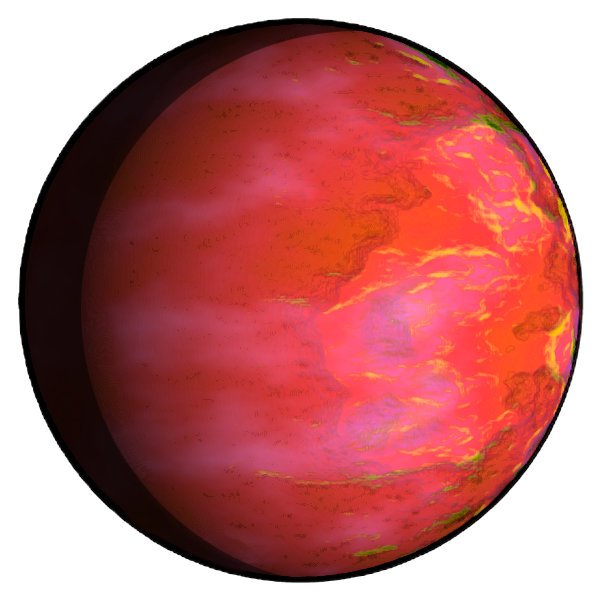
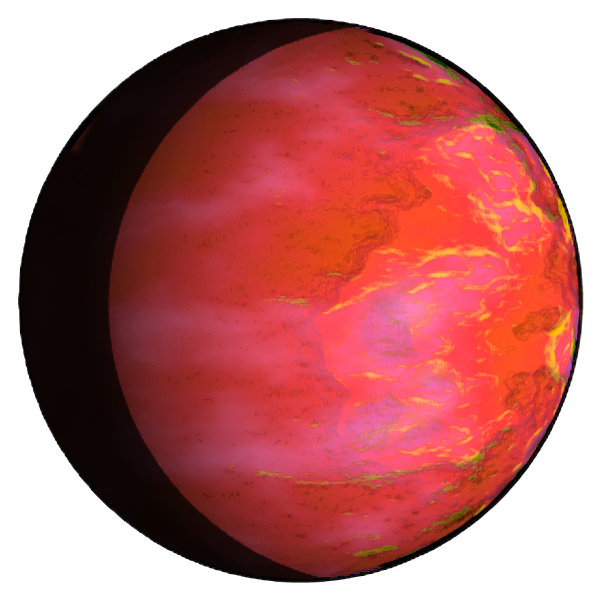
Layer changes from the first 600×600 image to the second:
hid "Layer 5" over left=19, top=19, right=386, bottom=582
painted on "Layer 3" over left=19, top=19, right=386, bottom=582
